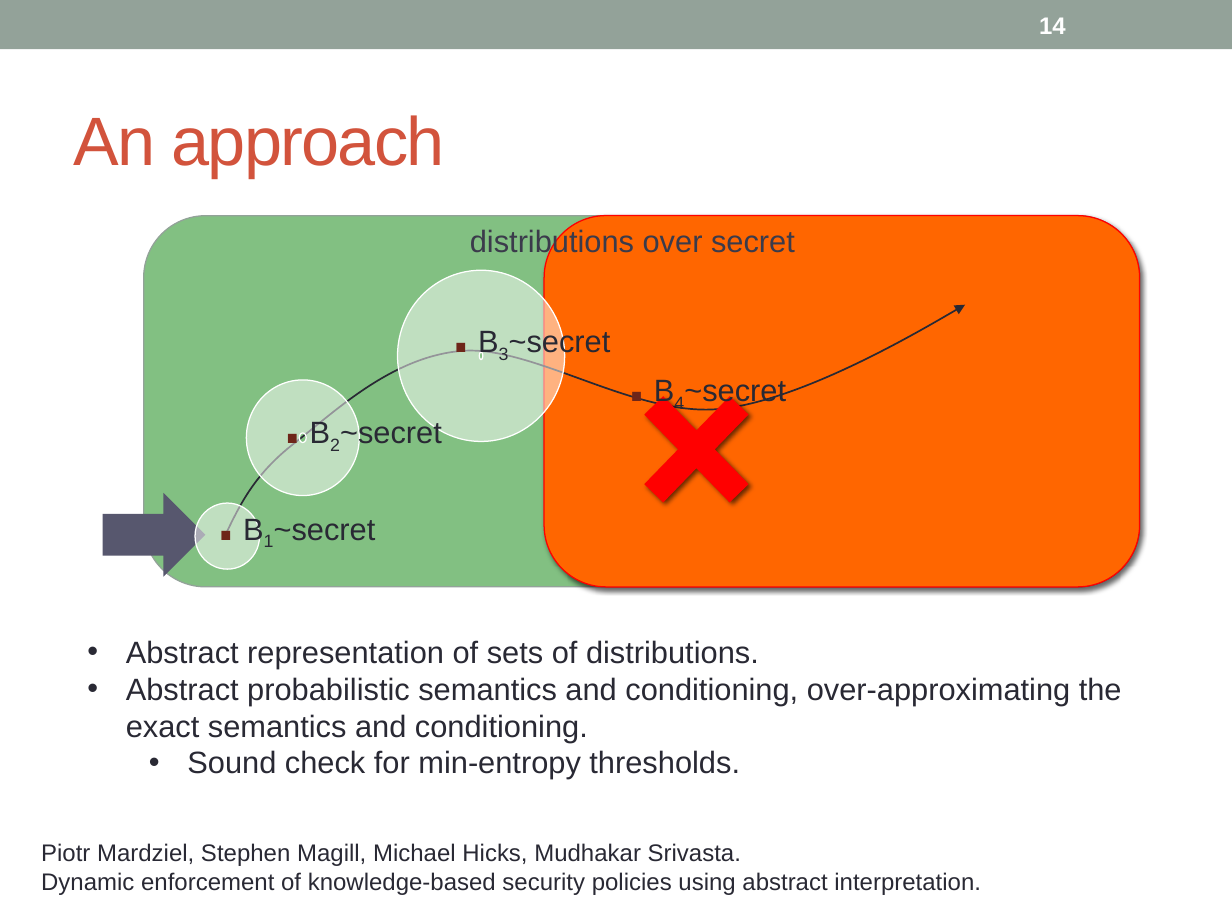
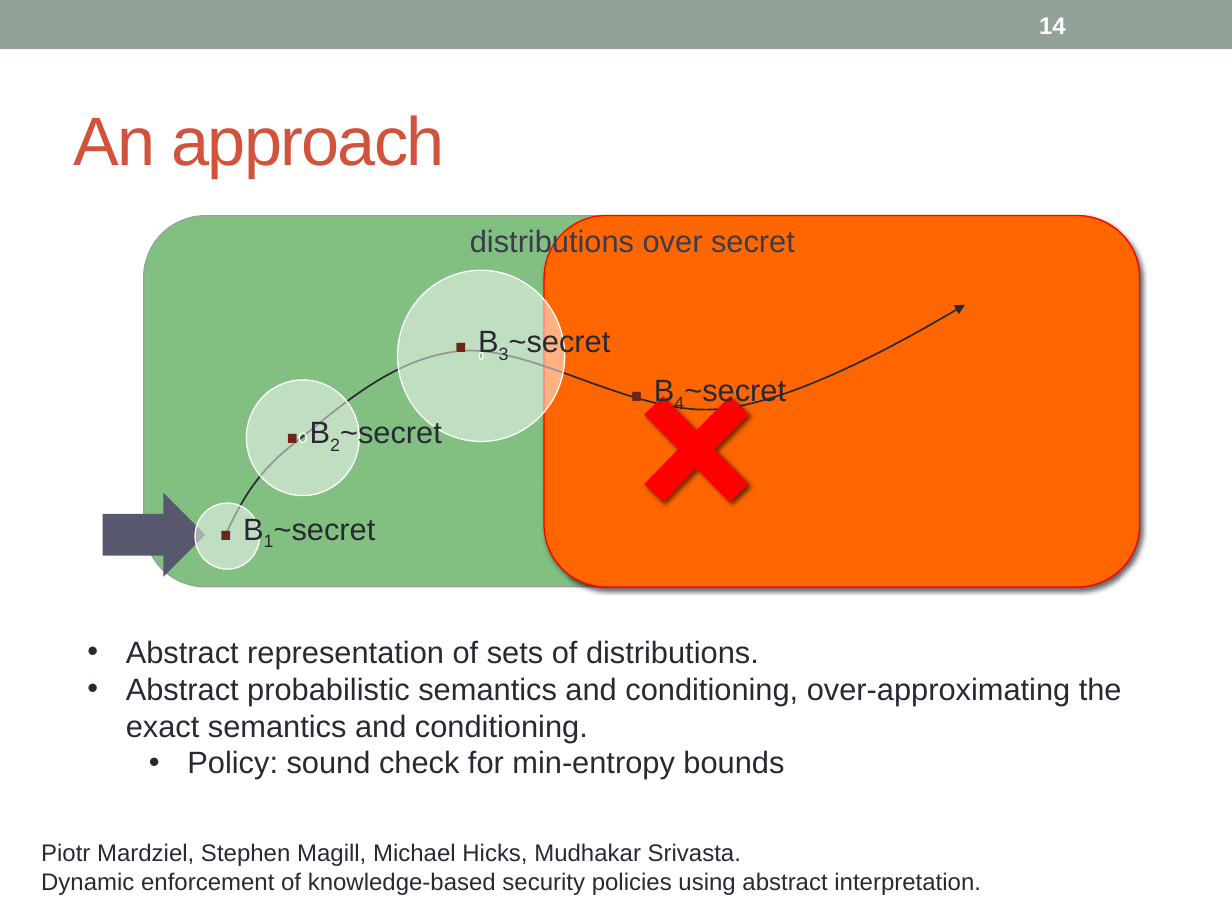
Before and after one commit to piotrm0/ppw12, a slide deck: slide 14 of pres/ppw12-pres.pptx. Drawn at 1232x924 pixels with LibreOffice and Linux fonts; fonts in the diff are those of the drawing. Boxes give left, top, right and bottom in pixels: in the first picture for what was removed or moved away, otherwise in the second. Text is boxed around its words. In the diff, an @@ line names an element or a change of style, - is before the commit and + after.

```diff
--- a/pres/ppw12-pres.pptx
+++ b/pres/ppw12-pres.pptx
@@ text at <box>187,750,784,779</box>: text changed @@
-  • Sound check for min-entropy thresholds.
+  • Policy: sound check for min-entropy bounds
```
Also in this commit, not shown: 1 other slide changed, 1 slide added.
